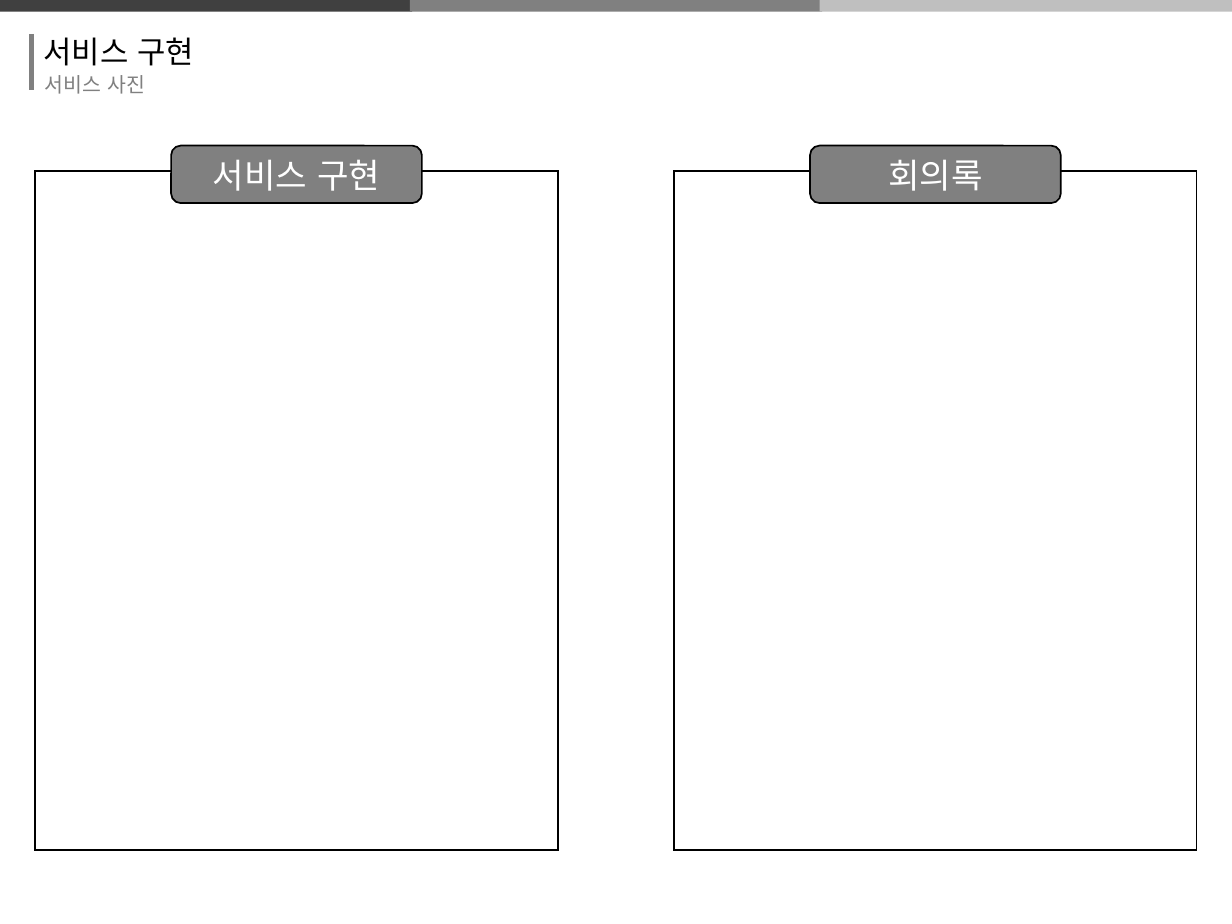
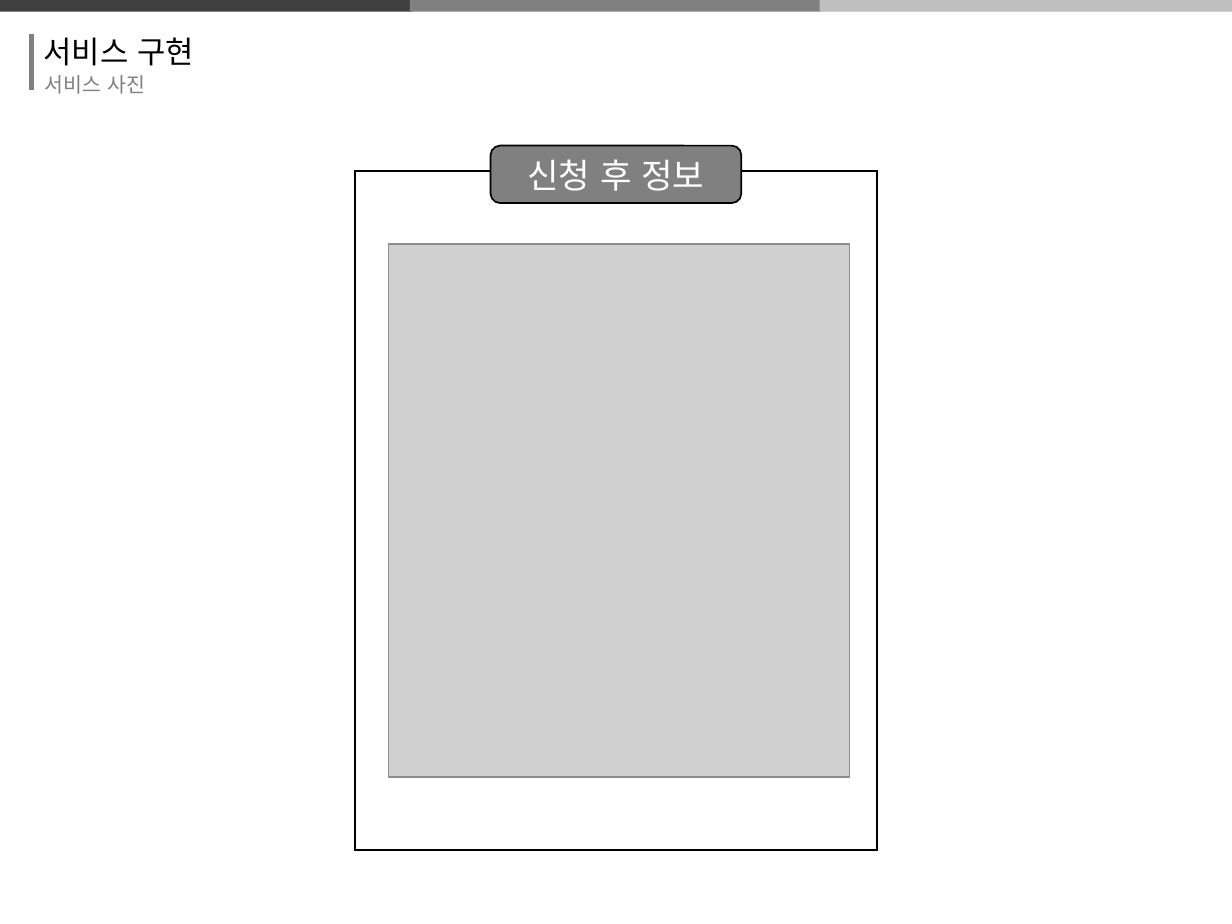
Before and after one commit to thrk941106/2018system_programming, a slide deck: slide 13 of 시프ppt 제작중.pptx (slide 12 before the commit). Drawn at 1232x924 pixels with LibreOffice and Linux fonts; fonts in the diff are those of the drawing; grey boxes stand for pictures. Boxes give left, top, right and bottom in pixels: in the first picture for what was removed or moved away, otherwise in the second. Text is boxed around its words. In the diff, an @@ line names an element or a change of style, - is before the commit and + after.

```diff
--- a/시프ppt 제작중.pptx
+++ b/시프ppt 제작중.pptx
@@ rounded rectangle removed at bbox=[171, 145, 423, 203] @@
-서비스 구현
@@ rounded rectangle added at bbox=[490, 145, 742, 203], fill #808080, outline #000000 1 pt, 20 pt, text #FFFFFF @@
+신청 후 정보
@@ rounded rectangle removed at bbox=[811, 145, 1062, 203] @@
-회의록
@@ rectangle removed at bbox=[36, 171, 558, 850] @@
@@ rectangle: place and size @@
-rectangle at bbox=[674, 171, 1196, 850]
+rectangle at bbox=[355, 171, 877, 850]
@@ picture added at bbox=[389, 244, 850, 777] @@
```
Also in this commit, not shown: 3 other slides changed, 4 slides added, 5 slides removed.
